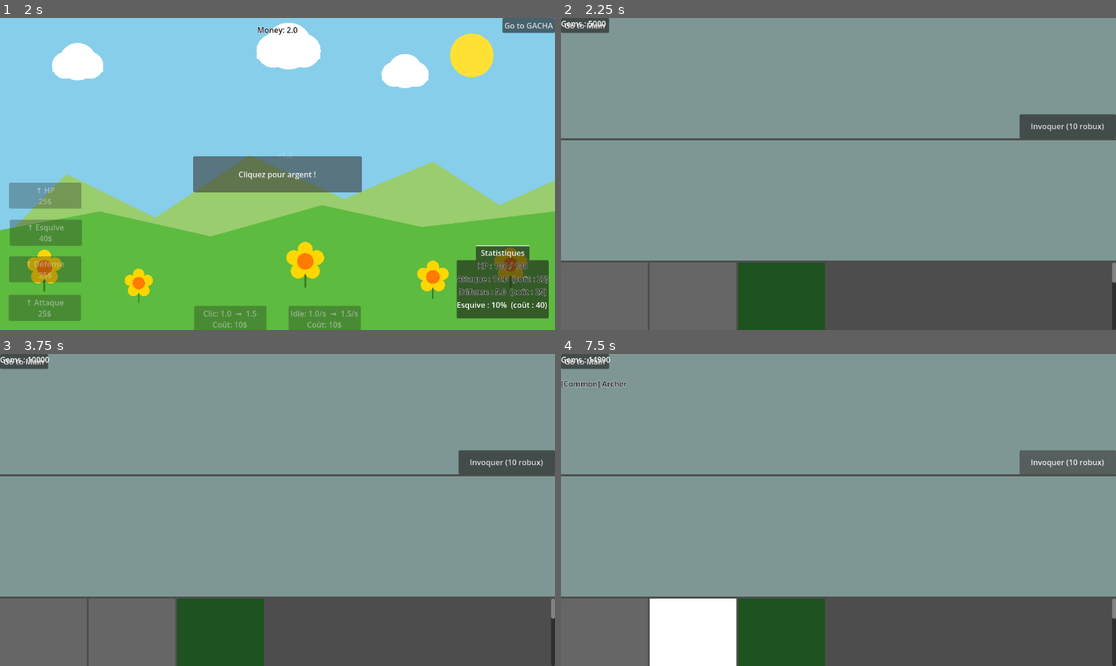
Above: before the commit, frames 1-4 (two rows, left to right).
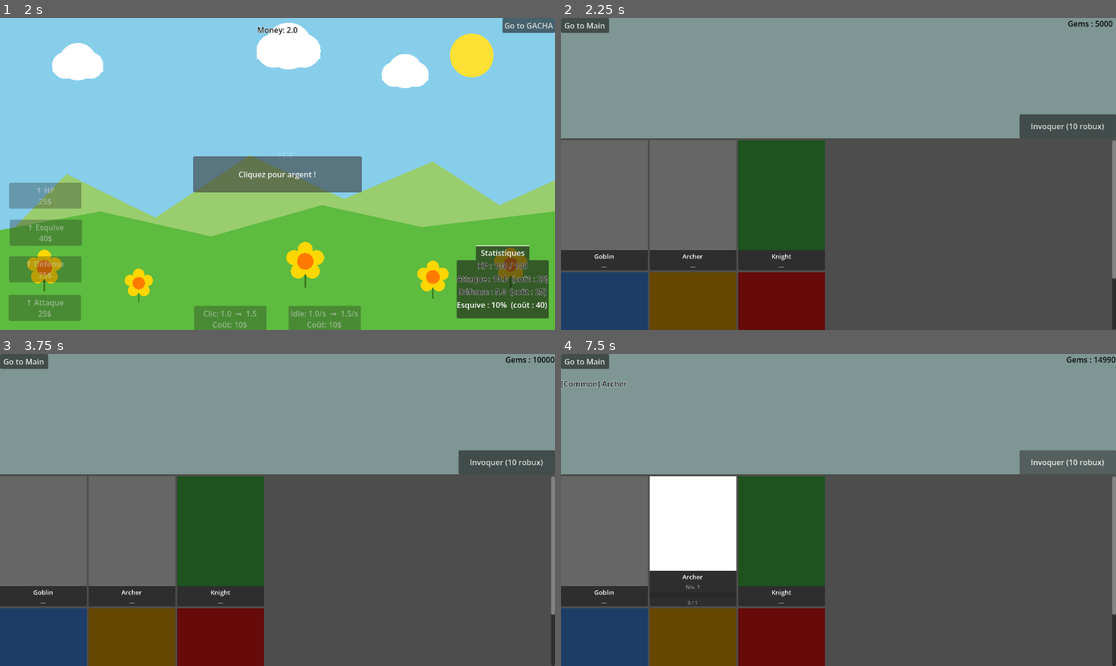
Above: after the commit, the same moments.

Repository: XeyNox/Snakdle
Game: Godot game, scene res://Scenes/TitleScreen.tscn
Same seed, same stepped clock (60 frames per second), same inputs: the game is played once before the commit and once after it.
Inputs:
- Up to frame 1 (2 s): click "Jouer" at 0.5 s; click "Cliquez pour argent !" at 1.25 s
- Up to frame 2 (2.25 s): click "Go to GACHA" at 2 s
- Up to frame 3 (3.75 s): click "Go to Main" at 2.75 s; click "Go to GACHA" at 3.5 s
- Up to frame 4 (7.5 s): click "Go to Main" at 4.25 s; click "Cliquez pour argent !" at 5 s; click "Cliquez pour argent !" at 5.75 s; click "Go to GACHA" at 6.5 s; click "Invoquer (10 robux)" at 7.25 s

Frame 1 is identical in both runs. In frame 2, 49% of the frame differs, in the area x 0-100%, y 0-100%; in frame 3, 49%; in frame 4, 49%.

Commit message:
Correction GACHA

Diff:
--- a/Scenes/GachaUI.tscn
+++ b/Scenes/GachaUI.tscn
@@ -36,16 +36,7 @@
 script = ExtResource("2_xwc5u")
 
 [node name="GemsLabel" type="Label" parent="VBoxContainer/ColorRect" unique_id=234113938]
-custom_minimum_size = Vector2(150, 35)
-layout_mode = 1
-anchors_preset = 15
-anchor_right = 1.0
-anchor_bottom = 1.0
-grow_horizontal = 2
-grow_vertical = 2
-
-[node name="GemsLabel2" type="Label" parent="VBoxContainer/ColorRect" unique_id=791955913]
-custom_minimum_size = Vector2(150, 35)
+custom_minimum_size = Vector2(100, 35)
 layout_mode = 1
 anchors_preset = 1
 anchor_left = 1.0
@@ -53,7 +44,7 @@
 offset_left = -100.0
 offset_bottom = 35.0
 grow_horizontal = 0
-theme_override_colors/font_color = Color(0, 0, 0, 1)
+theme_override_colors/font_color = Color(0.029506557, 0.029506557, 0.029506557, 1)
 
 [node name="ResultLabel" type="Label" parent="VBoxContainer/ColorRect" unique_id=2144512603]
 custom_minimum_size = Vector2(0, 150)
@@ -85,12 +76,6 @@
 size_flags_horizontal = 8
 text = "Invoquer (10 robux)"
 
-[node name="ColorRect2" type="ColorRect" parent="VBoxContainer" unique_id=1884864255]
-custom_minimum_size = Vector2(0, 250)
-layout_mode = 2
-size_flags_vertical = 0
-color = Color(0.4949177, 0.5912578, 0.5783053, 1)
-
 [node name="ScrollContainer" type="ScrollContainer" parent="VBoxContainer" unique_id=231507619]
 layout_mode = 2
 size_flags_vertical = 3
